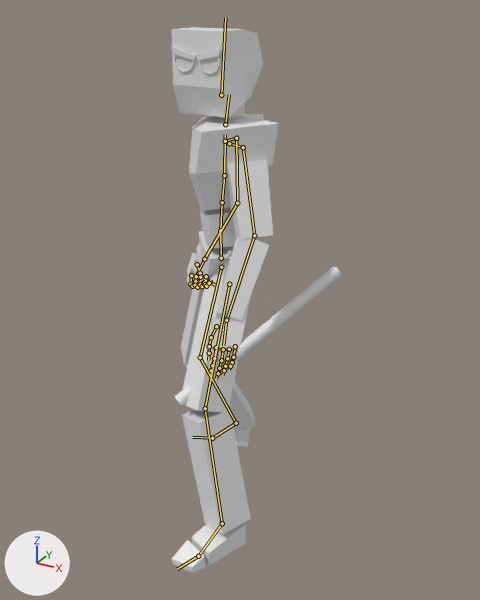
The FBX model Models/MainCharacterBlockout.fbx as it was, and as the next commit left it.
Rendered twice from a camera (50 mm lens) standing at (1.139, -1.973, 1.8) and looking at (0.063, -0.018, 0.822). Lighting does not change. The marker at lower left points along +X, +Y and +Z. The picture after the commit comes second. Both versions are drawn at frame 12 of the action 'Armature|Idle_OneHanded'; the numbers are the values there. The bones that change, and the others that lie on the model, are drawn over the model as lines.

Names of what the first picture shows: 'CharacterBase', 'Cylinder'.
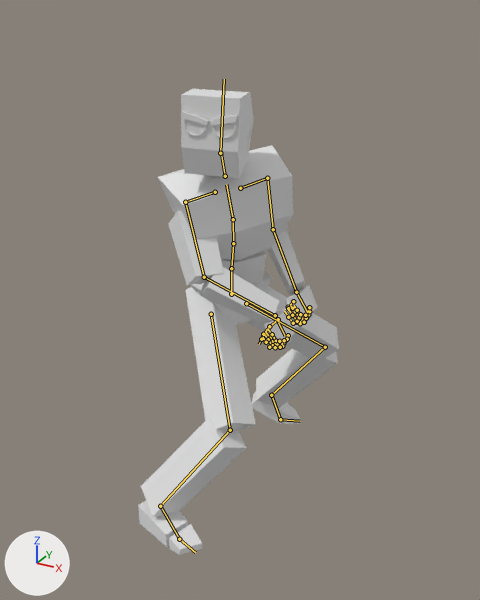
Where the change shows, as pixel boxes (x1, y1, x2, y2) in the pictures (480 x 600 px):
'CharacterBase', posed (85% wider, 15% shorter)
    before: (171, 27, 279, 573)
    after: (138, 89, 339, 555)
'Cylinder', no longer drawn
    before: (175, 266, 342, 406)
bone 'mixamorig:Hips', root to tip
    before: (221, 258) to (220, 229)
    after: (231, 294) to (231, 267)
bone 'mixamorig:Spine', root to tip
    before: (220, 230) to (222, 202)
    after: (231, 268) to (233, 243)
bone 'mixamorig:Spine1', root to tip
    before: (222, 202) to (224, 175)
    after: (233, 243) to (233, 219)
bone 'mixamorig:Spine2', root to tip
    before: (224, 175) to (225, 134)
    after: (233, 219) to (226, 184)
bone 'mixamorig:Neck', root to tip
    before: (225, 124) to (229, 94)
    after: (225, 176) to (220, 149)
bone 'mixamorig:Head', root to tip
    before: (221, 95) to (225, 17)
    after: (220, 153) to (224, 79)
bone 'mixamorig:RightShoulder', root to tip
    before: (225, 141) to (236, 138)
    after: (215, 192) to (185, 202)
bone 'mixamorig:RightArm', root to tip
    before: (236, 138) to (237, 203)
    after: (185, 202) to (204, 277)
bone 'mixamorig:RightForeArm', root to tip
    before: (237, 203) to (204, 259)
    after: (204, 277) to (275, 315)
bone 'mixamorig:RightHand', root to tip
    before: (204, 259) to (197, 274)
    after: (275, 315) to (285, 336)
bone 'mixamorig:LeftShoulder', root to tip
    before: (229, 143) to (243, 147)
    after: (240, 188) to (267, 178)
bone 'mixamorig:LeftArm', root to tip
    before: (243, 147) to (254, 235)
    after: (267, 178) to (273, 229)
bone 'mixamorig:LeftForeArm', root to tip
    before: (254, 235) to (226, 320)
    after: (273, 229) to (296, 292)
bone 'mixamorig:LeftHand', root to tip
    before: (226, 320) to (223, 345)
    after: (296, 292) to (307, 311)
bone 'mixamorig:LeftHandThumb1', root to tip
    before: (216, 326) to (211, 337)
    after: (293, 301) to (288, 307)
bone 'mixamorig:LeftHandThumb2', root to tip
    before: (211, 337) to (209, 346)
    after: (288, 307) to (288, 308)
bone 'mixamorig:LeftHandThumb3', root to tip
    before: (209, 346) to (209, 353)
    after: (288, 308) to (292, 308)
bone 'mixamorig:LeftHandIndex1', root to tip
    before: (216, 347) to (214, 358)
    after: (304, 316) to (300, 323)
bone 'mixamorig:LeftHandIndex2', root to tip
    before: (214, 358) to (212, 365)
    after: (300, 323) to (293, 323)
bone 'mixamorig:LeftHandIndex3', root to tip
    before: (212, 365) to (211, 370)
    after: (293, 323) to (288, 317)
bone 'mixamorig:LeftHandMiddle1', root to tip
    before: (223, 349) to (221, 360)
    after: (308, 314) to (304, 322)
bone 'mixamorig:LeftHandMiddle2', root to tip
    before: (221, 360) to (219, 368)
    after: (304, 322) to (297, 321)
bone 'mixamorig:LeftHandMiddle3', root to tip
    before: (219, 368) to (218, 373)
    after: (297, 321) to (292, 315)
bone 'mixamorig:LeftHandRing1', root to tip
    before: (229, 349) to (227, 358)
    after: (309, 311) to (306, 318)
bone 'mixamorig:LeftHandRing2', root to tip
    before: (227, 358) to (225, 366)
    after: (306, 318) to (299, 317)
bone 'mixamorig:LeftHandRing3', root to tip
    before: (225, 366) to (224, 370)
    after: (299, 317) to (295, 311)
bone 'mixamorig:LeftHandPinky1', root to tip
    before: (235, 346) to (233, 357)
    after: (309, 307) to (305, 315)
bone 'mixamorig:LeftHandPinky2', root to tip
    before: (233, 357) to (232, 362)
    after: (305, 315) to (300, 314)
bone 'mixamorig:LeftHandPinky3', root to tip
    before: (232, 362) to (230, 366)
    after: (300, 314) to (297, 310)
bone 'mixamorig:RightUpLeg', root to tip
    before: (221, 267) to (200, 357)
    after: (211, 314) to (230, 430)
bone 'mixamorig:RightLeg', root to tip
    before: (200, 357) to (236, 423)
    after: (230, 430) to (160, 506)
bone 'mixamorig:RightFoot', root to tip
    before: (236, 423) to (212, 438)
    after: (160, 506) to (179, 539)
bone 'mixamorig:LeftUpLeg', root to tip
    before: (229, 284) to (205, 408)
    after: (246, 303) to (325, 347)
bone 'mixamorig:LeftLeg', root to tip
    before: (205, 408) to (222, 523)
    after: (325, 347) to (271, 395)
bone 'mixamorig:LeftFoot', root to tip
    before: (222, 523) to (198, 556)
    after: (271, 395) to (280, 419)
bone 'mixamorig:LeftToeBase', root to tip
    before: (198, 556) to (177, 569)
    after: (280, 419) to (300, 421)

What the commit changed:
Bone 'mixamorig:Hips' (bone_mixamorig_hips) moves from (0.0, -6.1, 2.7) to (-0.1, -23.1, -4.7).
Bone 'mixamorig:Hips' (bone_mixamorig_hips) turns from (0, -50, 0) to (-1, 64, -1) degrees about its own x, y and z.
Bone 'mixamorig:Spine' (bone_mixamorig_spine) turns from (5, 0, 2) to (16, -30, -9) degrees about its own x, y and z.
Bone 'mixamorig:Spine1' (bone_mixamorig_spine1) turns from (-2, 0, 2) to (1, 14, 5) degrees about its own x, y and z.
Bone 'mixamorig:Spine2' (bone_mixamorig_spine2) turns from (2, 0, 2) to (0, -15, 9) degrees about its own x, y and z.
Bone 'mixamorig:Neck' (bone_mixamorig_neck) turns from (-6, 24, -6) to (0, 0, 0) degrees about its own x, y and z.
Bone 'mixamorig:Head' (bone_mixamorig_head) turns from (2, 24, 4) to (-14, -15, -9) degrees about its own x, y and z.
Bone 'mixamorig:RightShoulder' (bone_mixamorig_rightshoulder) turns from (0, 0, 20) to (0, 0, -27) degrees about its own x, y and z.
Bone 'mixamorig:RightArm' (bone_mixamorig_rightarm) turns from (66, 1, -20) to (41, -19, -87) degrees about its own x, y and z.
Bone 'mixamorig:RightForeArm' (bone_mixamorig_rightforearm) turns from (1, 1, -29) to (0, 0, -53) degrees about its own x, y and z.
Bone 'mixamorig:RightHand' (bone_mixamorig_righthand) turns from (0, 0, 4) to (17, -20, 24) degrees about its own x, y and z.
Bone 'mixamorig:LeftShoulder' (bone_mixamorig_leftshoulder) turns from (0, 0, 0) to (0, 0, -13) degrees about its own x, y and z.
Bone 'mixamorig:LeftArm' (bone_mixamorig_leftarm) turns from (74, 0, 0) to (88, 15, 2) degrees about its own x, y and z.
Bone 'mixamorig:LeftForeArm' (bone_mixamorig_leftforearm) turns from (0, 0, 27) to (0, 0, 80) degrees about its own x, y and z.
Bone 'mixamorig:LeftHand' (bone_mixamorig_lefthand) turns from (-7, -1, -11) to (-14, 38, -40) degrees about its own x, y and z.
Bone 'mixamorig:LeftHandThumb1' (bone_mixamorig_lefthandthumb1) turns from (0, 0, -13) to (43, 23, -28) degrees about its own x, y and z.
Bone 'mixamorig:LeftHandThumb2' (bone_mixamorig_lefthandthumb2) turns from (0, 0, -11) to (0, 0, -34) degrees about its own x, y and z.
Bone 'mixamorig:LeftHandThumb3' (bone_mixamorig_lefthandthumb3) turns from (0, 0, -12) to (0, 0, -35) degrees about its own x, y and z.
Bone 'mixamorig:LeftHandIndex1' (bone_mixamorig_lefthandindex1) turns from (18, 0, 0) to (57, 0, 0) degrees about its own x, y and z.
Bone 'mixamorig:LeftHandIndex2' (bone_mixamorig_lefthandindex2) turns from (18, 0, 0) to (57, 0, 0) degrees about its own x, y and z.
Bone 'mixamorig:LeftHandIndex3' (bone_mixamorig_lefthandindex3) turns from (18, 0, 0) to (57, 0, 0) degrees about its own x, y and z.
Bone 'mixamorig:LeftHandMiddle1' (bone_mixamorig_lefthandmiddle1) turns from (18, 0, 0) to (57, 0, 0) degrees about its own x, y and z.
Bone 'mixamorig:LeftHandMiddle2' (bone_mixamorig_lefthandmiddle2) turns from (18, 0, 0) to (57, 0, 0) degrees about its own x, y and z.
Bone 'mixamorig:LeftHandMiddle3' (bone_mixamorig_lefthandmiddle3) turns from (18, 0, 0) to (57, 0, 0) degrees about its own x, y and z.
Bone 'mixamorig:LeftHandRing1' (bone_mixamorig_lefthandring1) turns from (18, 0, 0) to (57, 0, 0) degrees about its own x, y and z.
Bone 'mixamorig:LeftHandRing2' (bone_mixamorig_lefthandring2) turns from (18, 0, 0) to (57, 0, 0) degrees about its own x, y and z.
Bone 'mixamorig:LeftHandRing3' (bone_mixamorig_lefthandring3) turns from (18, 0, 0) to (57, 0, 0) degrees about its own x, y and z.
Bone 'mixamorig:LeftHandPinky1' (bone_mixamorig_lefthandpinky1) turns from (18, 0, 0) to (57, 0, 0) degrees about its own x, y and z.
Bone 'mixamorig:LeftHandPinky2' (bone_mixamorig_lefthandpinky2) turns from (18, 0, 0) to (57, 0, 0) degrees about its own x, y and z.
Bone 'mixamorig:LeftHandPinky3' (bone_mixamorig_lefthandpinky3) turns from (18, 0, 0) to (57, 0, 0) degrees about its own x, y and z.
Bone 'mixamorig:RightUpLeg' (bone_mixamorig_rightupleg) turns from (10, -1, -12) to (43, -6, -27) degrees about its own x, y and z.
Bone 'mixamorig:RightLeg' (bone_mixamorig_rightleg) turns from (-28, 0, 0) to (-62, 0, 0) degrees about its own x, y and z.
Bone 'mixamorig:RightFoot' (bone_mixamorig_rightfoot) turns from (17, 21, 1) to (25, 10, 25) degrees about its own x, y and z.
Bone 'mixamorig:LeftUpLeg' (bone_mixamorig_leftupleg) turns from (16, -25, 16) to (15, -47, 42) degrees about its own x, y and z.
Bone 'mixamorig:LeftLeg' (bone_mixamorig_leftleg) turns from (-18, 0, 0) to (-73, 0, 0) degrees about its own x, y and z.
Bone 'mixamorig:LeftFoot' (bone_mixamorig_leftfoot) turns from (-5, -12, -6) to (-4, -4, -28) degrees about its own x, y and z.
Bone 'mixamorig:LeftToeBase' (bone_mixamorig_lefttoebase) turns from (0, 0, 0) to (32, 0, 0) degrees about its own x, y and z.
